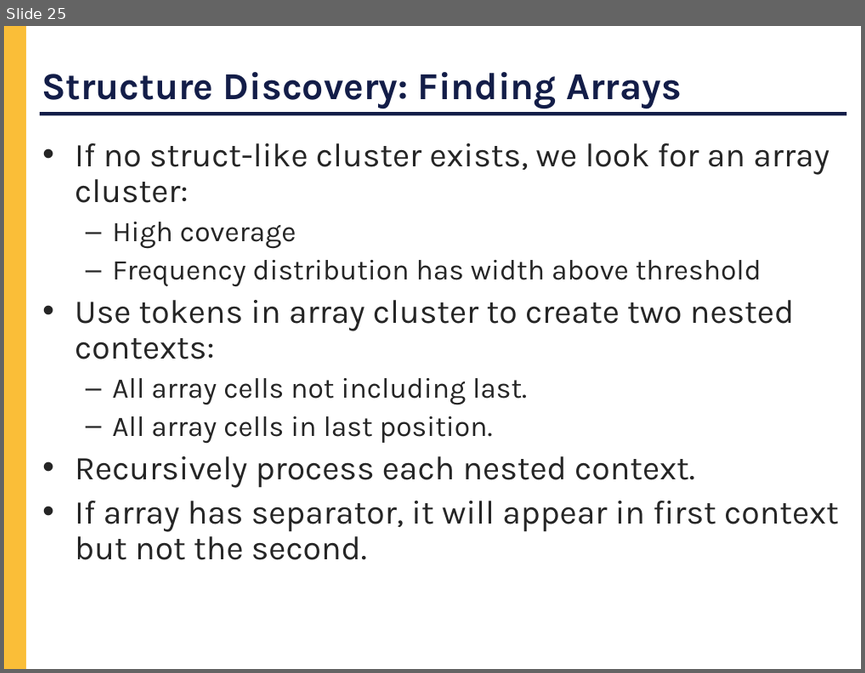
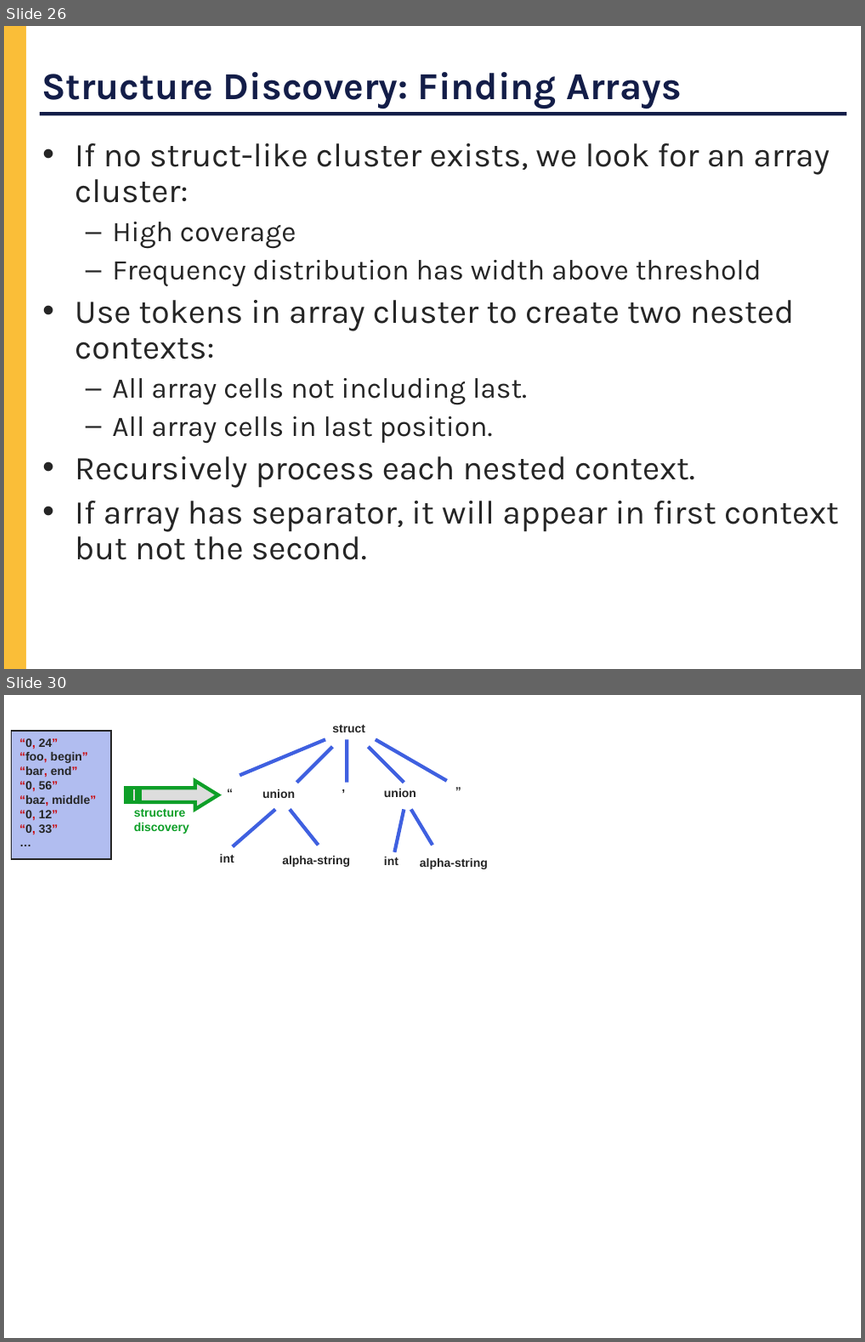
Before and after one commit to cornell-pl/forest, a slide deck: pads/Notes/DARPA/Kickoff.ppt. Shown one above the other, each under a label of ours: slide 25 before the commit, slides 26 and 30 after it; the slides between them are not shown. The pictures are 865x673 and 865x1342 pixels, drawn with LibreOffice and Linux fonts; fonts in the diff are those of the drawing. Boxes give left, top, right and bottom in pixels: in the first picture for what was removed or moved away, otherwise in the second. Text is boxed around its words. In the diff, an @@ line names an element or a change of style, - is before the commit and + after.

```diff
--- a/pads/Notes/DARPA/Kickoff.ppt
+++ b/pads/Notes/DARPA/Kickoff.ppt
@@ slide 30 added at <box>4,695,861,1338</box>, background #FFFFFF @@
@@ rectangle added at <box>11,731,111,860</box>, fill #B1BDF0, outline #252525 0.99 pt, 10 pt, text #252525, bold @@
+“0, 24”
+“foo, begin”
+“bar, end”
+“0, 56”
+“baz, middle”
+“0, 12”
+“0, 33”
+…
@@ line added from (239, 776) to (325, 739), #3F60E0 3 pt @@
@@ text added at <box>332,725,365,732</box>, 10 pt, text #252525, bold @@
+struct
@@ line added from (347, 739) to (347, 783), #3F60E0 3 pt @@
@@ line added from (375, 739) to (447, 781), #3F60E0 3 pt @@
@@ line added from (332, 746) to (297, 783), #3F60E0 3 pt @@
@@ line added from (368, 746) to (404, 783), #3F60E0 3 pt @@
@@ freeform shape added at <box>126,781,218,809</box>, fill #DDDDDD, outline #0E9F28 3 pt @@
@@ text added at <box>218,781,241,804</box>, 10 pt, text #252525, bold @@
+“
@@ text added at <box>262,789,295,798</box>, 10 pt, text #252525, bold @@
+union
@@ text added at <box>334,776,354,799</box>, 10 pt, text #252525, bold @@
+,
@@ text added at <box>384,789,416,797</box>, 10 pt, text #252525, bold @@
+union
@@ text added at <box>447,779,470,802</box>, 10 pt, text #252525, bold @@
+”
@@ text added at <box>134,809,189,834</box>, 10 pt, text #0E9F28, bold @@
+structure
+discovery
@@ line added from (276, 809) to (233, 846), #3F60E0 3 pt @@
@@ line added from (290, 809) to (318, 845), #3F60E0 3 pt @@
@@ line added from (404, 809) to (395, 851), #3F60E0 3 pt @@
@@ line added from (411, 809) to (432, 845), #3F60E0 3 pt @@
@@ text added at <box>220,854,234,862</box>, 10 pt, text #252525, bold @@
+int
@@ text added at <box>282,856,350,867</box>, 10 pt, text #252525, bold @@
+alpha-string
@@ text added at <box>384,857,398,865</box>, 10 pt, text #252525, bold @@
+int
@@ text added at <box>420,858,488,869</box>, 10 pt, text #252525, bold @@
+alpha-string
@@ what was slide 25 is now slide 26 @@
```
Also in this commit, not shown: 3 slides changed, 14 other slides added, 1 slide removed.
